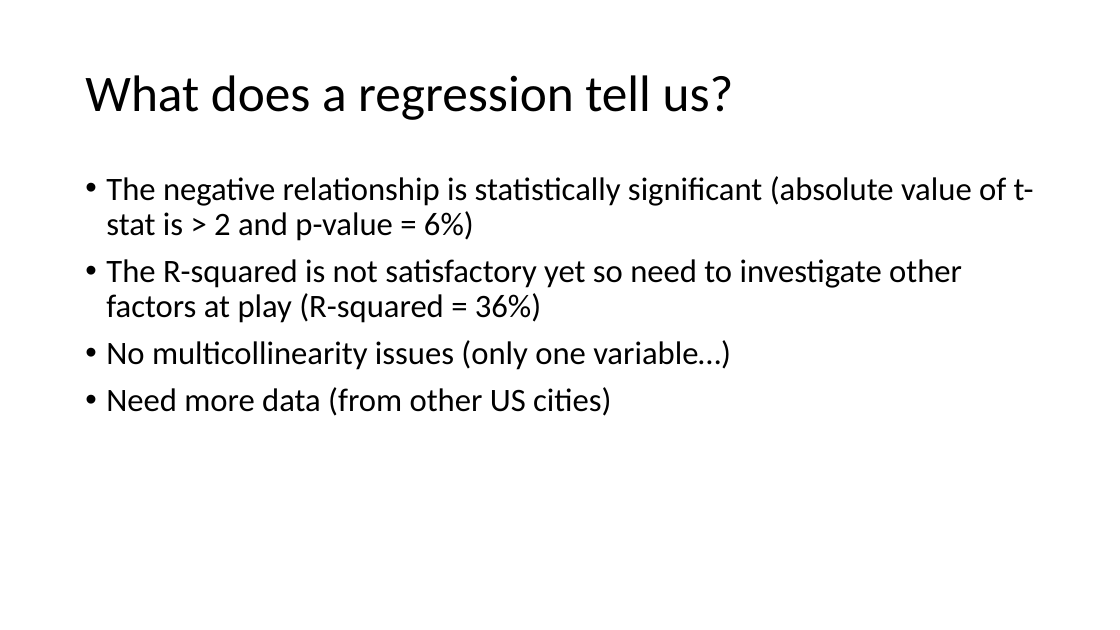
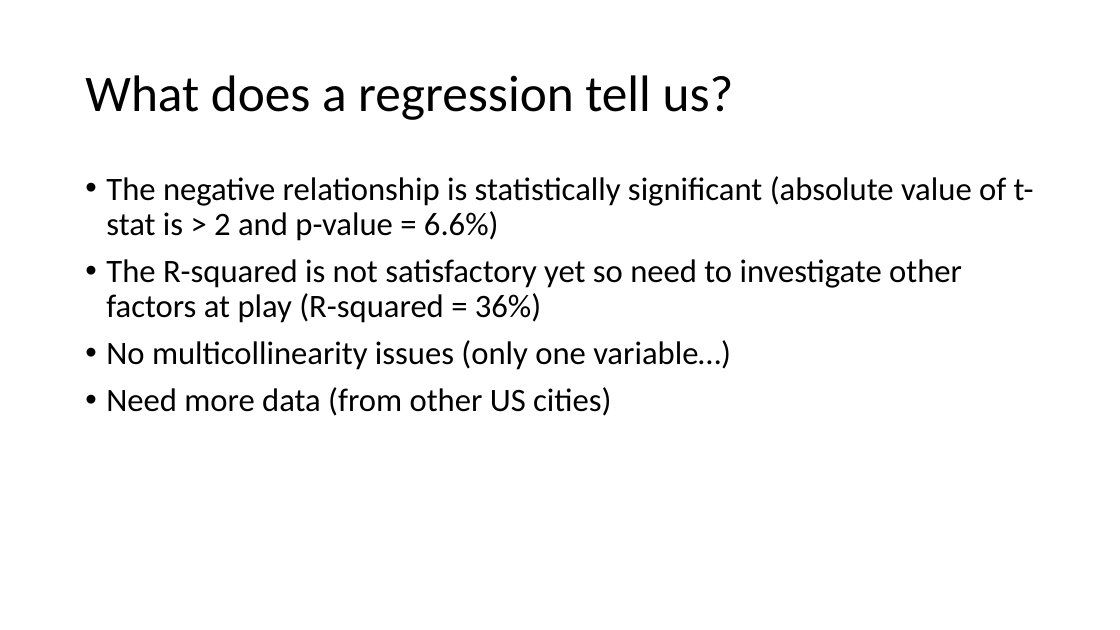
Before and after one commit to pblclrd/data-certification-exam, a slide deck: slide 4 of decision_science/Slides.pptx. Drawn at 1120x630 pixels with LibreOffice and Linux fonts; fonts in the diff are those of the drawing. Boxes give left, top, right and bottom in pixels: in the first picture for what was removed or moved away, otherwise in the second. Text is boxed around its words. In the diff, an @@ line names an element or a change of style, - is before the commit and + after.

```diff
--- a/decision_science/Slides.pptx
+++ b/decision_science/Slides.pptx
@@ text at (106, 176, 1034, 241): text changed @@
-• The negative relationship is statistically significant (absolute value of t-stat is > 2 and p-value = 6%)
+• The negative relationship is statistically significant (absolute value of t-stat is > 2 and p-value = 6.6%)
```
Also in this commit, not shown: 2 other files.
